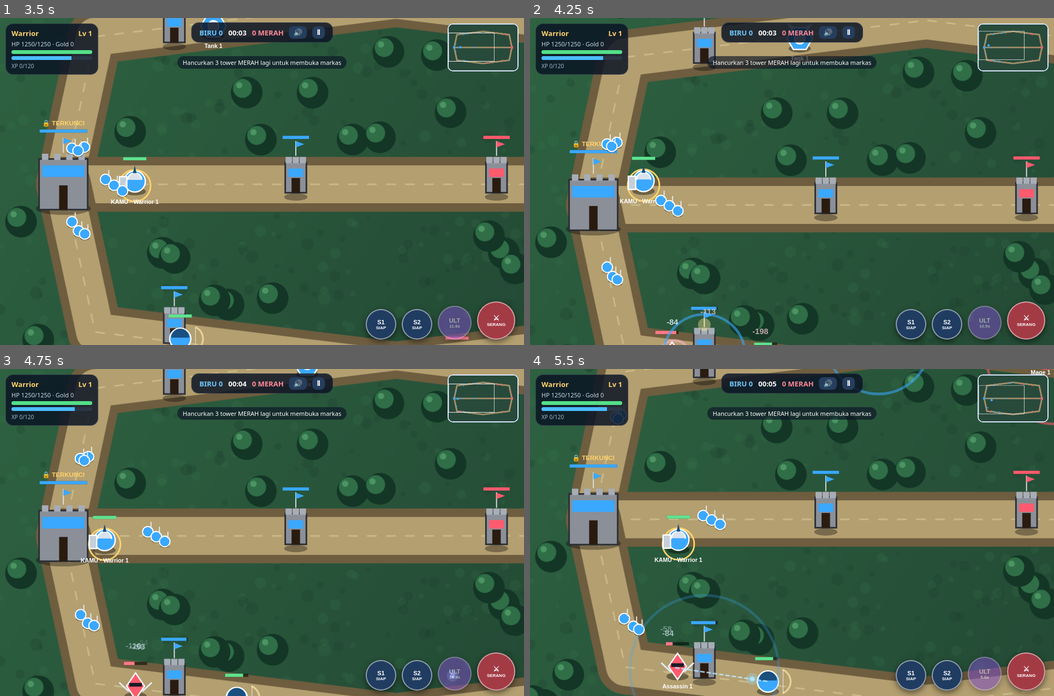
Above: before the commit, frames 1-4 (two rows, left to right).
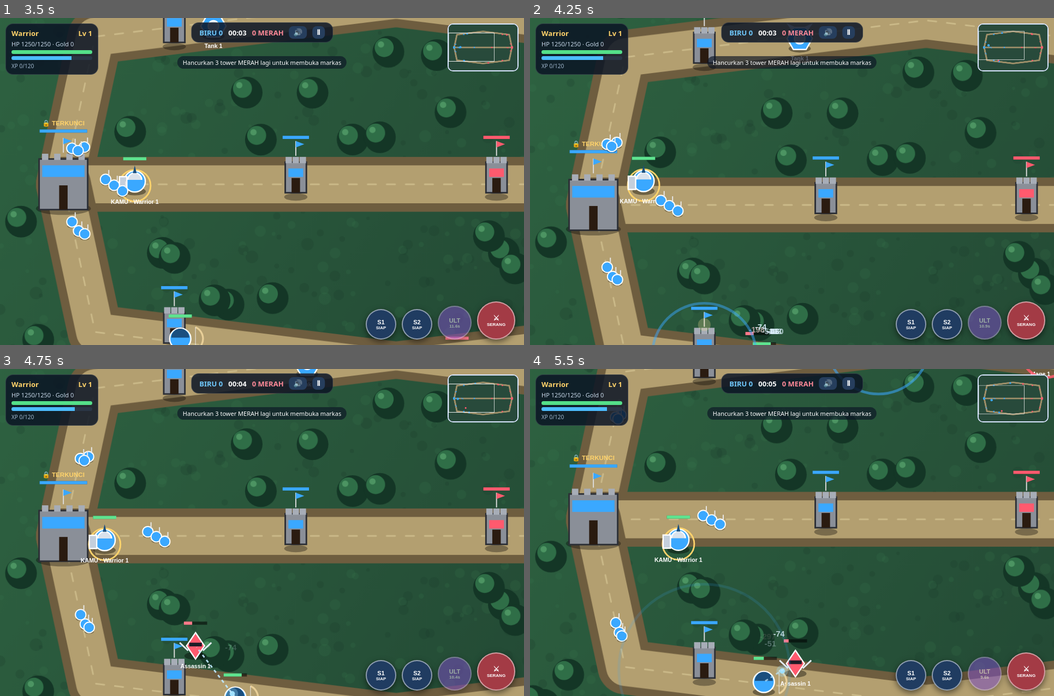
Above: after the commit, the same moments.

Repository: vexelkang-cell/gamepai
Game: browser game, page games/vexel-legend-2-arena/index.html
Two runs of this game, one before a commit and one after it. Both use one fixed random seed, a clock stepped at 60 frames per second and the inputs below.
Inputs:
- Up to frame 1 (3.5 s): click "MULAI PERTANDINGAN" at 0.27 s; hold Right 1.03-1.53 s; tap Space every 0.5 s from 1.1 to 3.1 s; hold Down 1.58-1.85 s; hold Left 1.9-2.47 s; hold Up 2.52-2.82 s; tap T at 2.52 s; hold Right from 2.87 s (still down)
- Up to frame 2 (4.25 s): release Right at 3.53 s; hold Up 3.58-3.82 s; tap Space at 3.6, 4.1 s; hold Left from 3.87 s (still down)
- Up to frame 3 (4.75 s): release Left at 4.3 s; hold Down 4.35-4.68 s; tap Space at 4.6 s; hold Right from 4.73 s (still down)
- Up to frame 4 (5.5 s): tap Space at 5.1 s; release Right at 5.23 s; hold Down from 5.28 s (still down)

Frame 1 is identical in both runs. In frame 2, 0.7% of the frame differs, in the area x 11-95%, y 2-100%; in frame 3, 1.0%; in frame 4, 2.3%, in the area x 11-100%, y 0-100%.

Commit message:
Improve red team tactical AI and survivability

Diff:
--- a/games/vexel-legend-2-arena/index.html
+++ b/games/vexel-legend-2-arena/index.html
@@ -149,7 +149,7 @@
  if(src&&src.hero)a*=.75; // Semua serangan hero dikurangi 25% agar pertarungan lebih seimbang.
  if(t.kind==='base'&&t.lock){fx(t.x,t.y-70,'TERKUNCI','#ffd36b');return}
  if(t.shield>0){const ab=Math.min(t.shield,a);t.shield-=ab;a-=ab}
- if(t.hero&&!t.isP)a*=.88;
+ if(t.hero&&!t.isP)a*=t.team==='red'?.78:.88;
  t.hp-=a;
  if(a>0)fx(t.x,t.y-(t.kind?50:34),'-'+Math.round(a),src.team==='blue'?'#dff3ff':'#ffd0d6');
  if(src.isP&&a>0)SFX.hit();
@@ -170,8 +170,45 @@
 function spawnWave(){for(const l of Object.keys(LANES)){const p=LANES[l],a=p[0],b=p[p.length-1];for(let i=0;i<3;i++){U.push(mkU('blue',null,a[0]+i*16,a[1]+rand(-18,18),{lane:l,wp:1}));U.push(mkU('red',null,b[0]-i*16,b[1]+rand(-18,18),{lane:l,wp:p.length-2}))}}}
 function minionAI(m,dt){const t=pickTarget(m,160);if(t&&dist(t,m)<=m.rng+(t.kind?40:0)){strike(m,t);return}if(t&&!t.kind){moveTo(m,t.x,t.y,dt);return}walk(m,dt)}
 function useAI(h,e,d){h.face=Math.atan2(e.y-h.y,e.x-h.x);const sk=CL[h.cls].sk;for(const i of [2,1,0]){const s=sk[i];const ok=i===0?d<230:i===1?d<300:d<340;if(ok&&h.sc[i]<=0&&h.mp>=s.c){cast(h,i);return}}}
+function redSkillAI(h,target,d){
+ const skills=CL[h.cls].sk;
+ // Pilih skill berdasarkan jarak nyata agar dash tidak terbuang dari terlalu jauh.
+ for(const i of [2,1,0]){
+  const s=skills[i],range=s.t==='dash'?(s.d||0)+35:s.t==='proj'?Math.max(h.rng+90,250):s.t==='aoe'?(s.r||140):0;
+  if(range>0&&d<=range&&h.sc[i]<=0&&h.mp>=s.c){cast(h,i);return true}
+ }
+ return false;
+}
+function redHeroAI(h,dt){
+ const hp=h.hp/h.max,baseX=1380;
+ const blueHeroes=enemies('red').filter(v=>v.hero);
+ const playerTarget=player&&!player.dead&&player.team==='blue'&&dist(player,h)<560?player:null;
+ const target=playerTarget||near(blueHeroes,h,440);
+ // Tim merah memakai heal dan shield lebih disiplin agar tidak mudah tumbang.
+ if(hp<.66){const sk=CL[h.cls].sk;for(let i=sk.length-1;i>=0;i--){const s=sk[i];if(h.sc[i]<=0&&h.mp>=s.c&&(s.t==='heal'||s.heal)){cast(h,i);break}}}
+ if(target&&hp<.72){const si=CL[h.cls].sk.findIndex(s=>s.t==='shield');if(si>=0&&h.sc[si]<=0&&h.mp>=CL[h.cls].sk[si].c)cast(h,si)}
+ if(hp<.32)h.retreating=true;
+ if(h.retreating){const home=Math.hypot(h.x-baseX,h.y-500);if(home>115){steerHero(h,baseX,500,dt);return}stopHero(h,dt);if(hp>=.82)h.retreating=false;return}
+ // Fokus ke pemain bila masuk area, lalu kombinasikan skill dan serangan biasa.
+ if(target){
+  const d=dist(target,h);
+  if(d<360)redSkillAI(h,target,d);
+  if(d<=h.rng+14){stopHero(h,dt);strike(h,target);return}
+  const desired=Math.max(45,h.rng-18);
+  if(d>desired){steerHero(h,target.x,target.y,dt);return}
+ }
+ // Jika tidak ada hero yang bisa diserang, lanjutkan tekanan ke minion dan tower.
+ const objective=pickTarget(h,h.rng+12);
+ if(objective){
+  const d=dist(objective,h);
+  if(d<=h.rng+18){stopHero(h,dt);strike(h,objective);return}
+  if(!objective.kind&&d<300){steerHero(h,objective.x,objective.y,dt);return}
+ }
+ walk(h,dt);
+}
 function heroAI(h,dt){
- const hp=h.hp/h.max,baseX=h.team==='blue'?120:1380,eh=near(enemies(h.team).filter(v=>v.hero),h,480);
+ if(h.team==='red'){redHeroAI(h,dt);return}
+ const hp=h.hp/h.max,baseX=120,eh=near(enemies(h.team).filter(v=>v.hero),h,480);
  // Skill pemulihan/perisai dipakai otomatis saat darah mulai menipis.
  if(hp<.72){const sk=CL[h.cls].sk;for(let i=2;i>=0;i--){const s=sk[i];if(h.sc[i]<=0&&h.mp>=s.c&&(s.t==='heal'||s.heal)){cast(h,i);break}}}
  if(eh&&dist(eh,h)<260&&hp<.58){const si=CL[h.cls].sk.findIndex(s=>s.t==='shield');if(si>=0&&h.sc[si]<=0&&h.mp>=CL[h.cls].sk[si].c)cast(h,si)}
